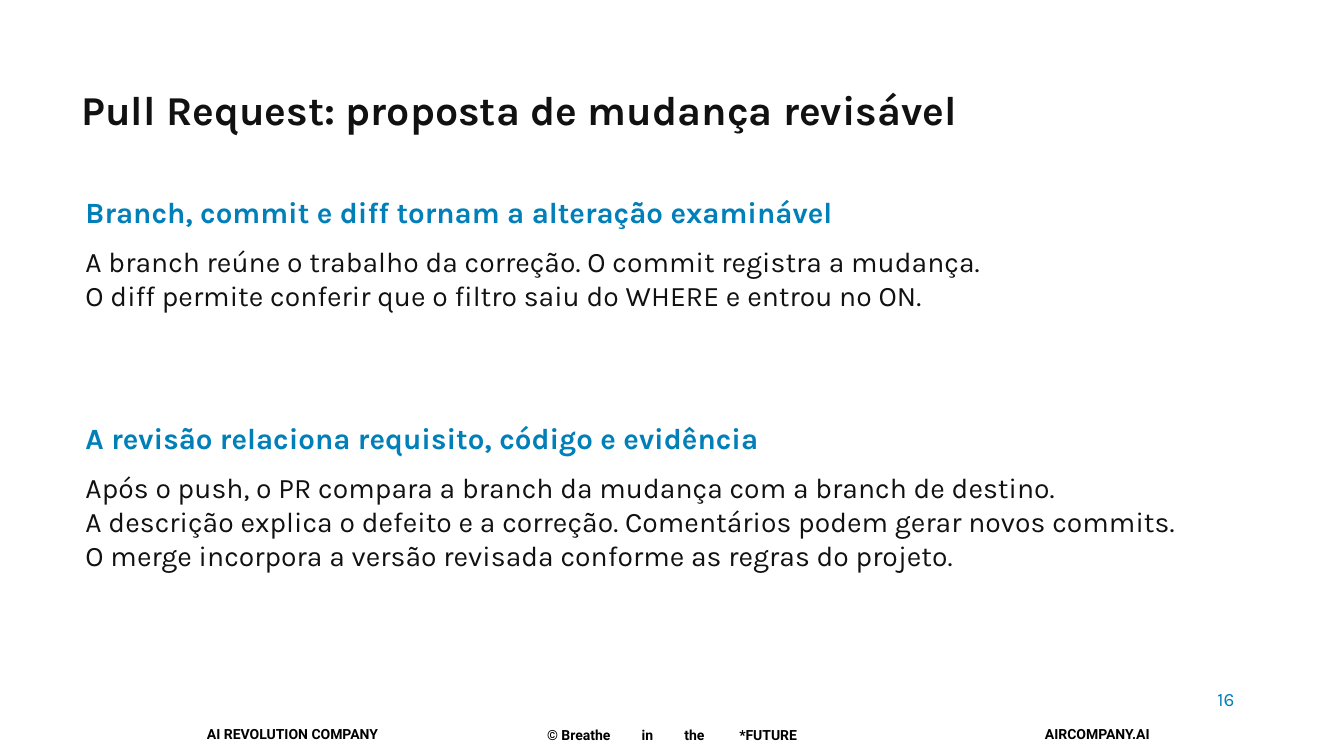
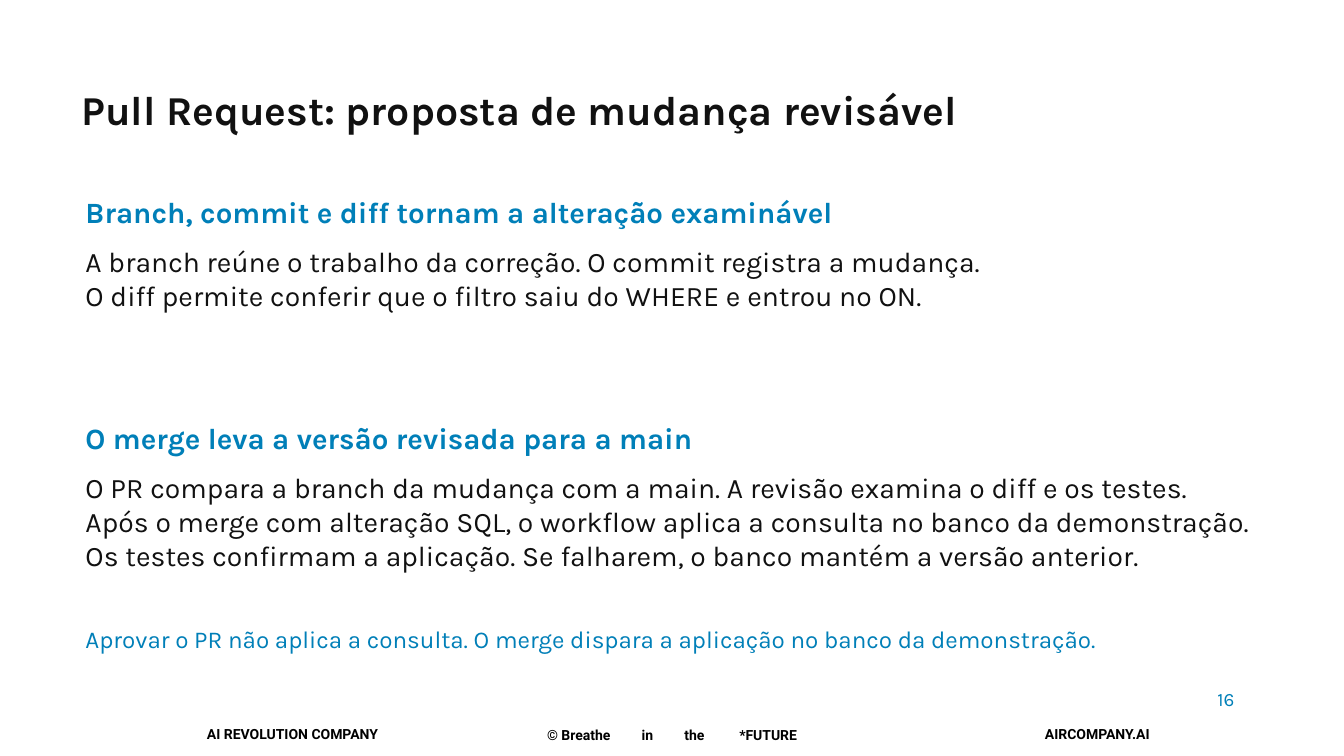
Before and after one commit to pedropalmieri/workshop4-pr-sql-ia, a slide deck: slide 16 of materiais/Workshop4-19nov2026.pptx. Drawn at 1344x756 pixels with LibreOffice and Linux fonts; fonts in the diff are those of the drawing; background and template pictures are left out. Boxes give left, top, right and bottom in pixels: in the first picture for what was removed or moved away, otherwise in the second. Text is boxed around its words. In the diff, an @@ line names an element or a change of style, - is before the commit and + after.

Commit message:
Documenta aplicação validada e organiza a explicação do caso nos slides

```diff
--- a/materiais/Workshop4-19nov2026.pptx
+++ b/materiais/Workshop4-19nov2026.pptx
@@ text at (85, 428, 692, 456): text changed @@
-A revisão relaciona requisito, código e evidência
+O merge leva a versão revisada para a main
@@ text at (85, 478, 1249, 573): text changed @@
-Após o push, o PR compara a branch da mudança com a branch de destino.
-A descrição explica o defeito e a correção. Comentários podem gerar novos commits.
-O merge incorpora a versão revisada conforme as regras do projeto.
+O PR compara a branch da mudança com a main. A revisão examina o diff e os testes.
+Após o merge com alteração SQL, o workflow aplica a consulta no banco da demonstração.
+Os testes confirmam a aplicação. Se falharem, o banco mantém a versão anterior.
@@ text added at (85, 631, 1095, 654), 17.2 pt, text #007FB8 @@
+Aprovar o PR não aplica a consulta. O merge dispara a aplicação no banco da demonstração.
```
Also in this commit, not shown: 2 other slides changed, 6 other files.
